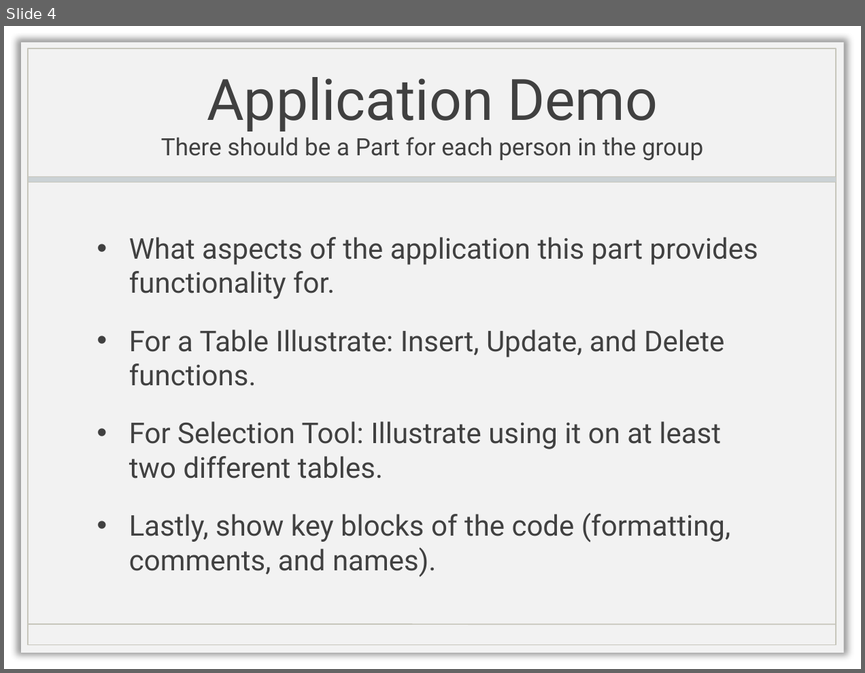
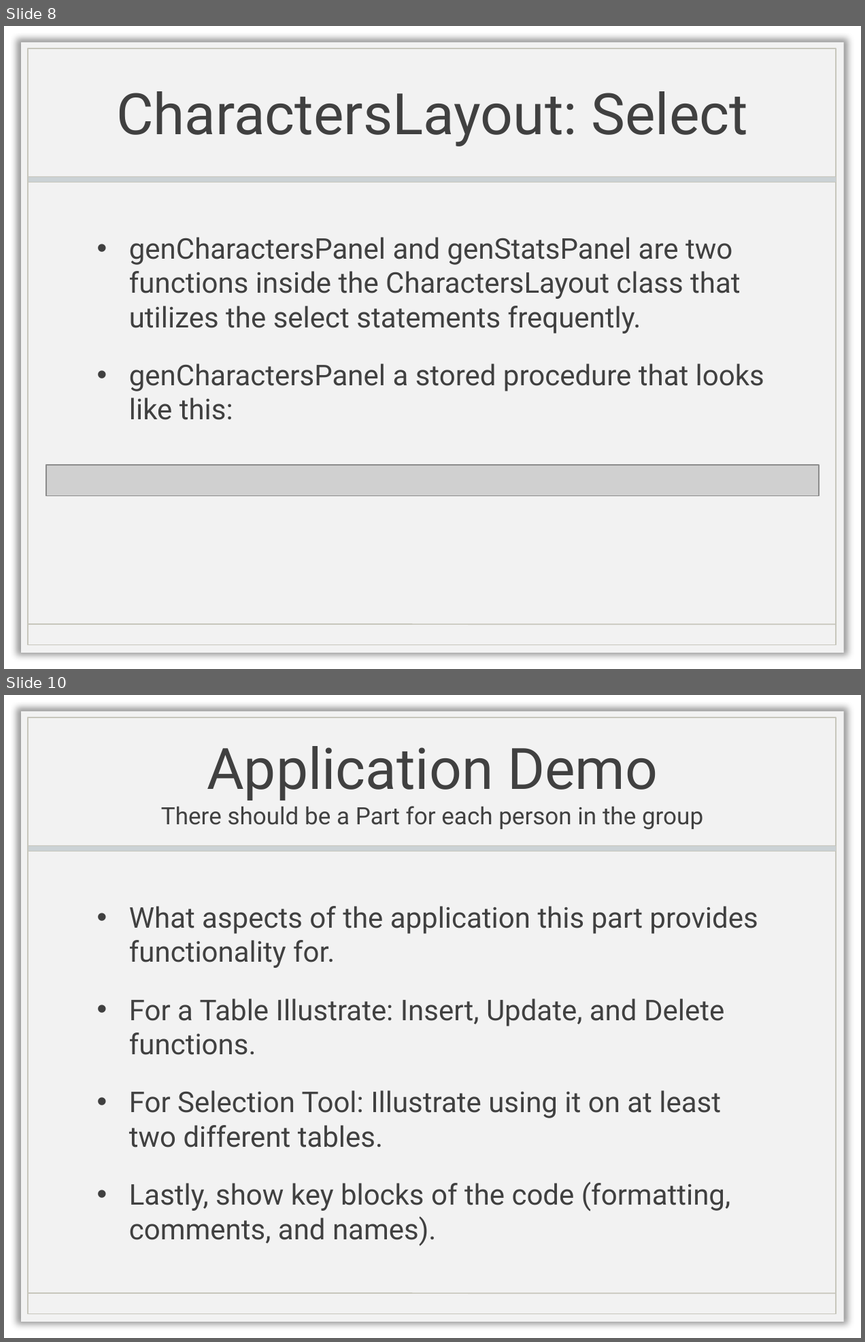
Before and after one commit to IsabellaBoone/Database-Visualizer, a slide deck: Presentation.pptx. Shown one above the other, each under a label of ours: slide 4 before the commit, slides 8 and 10 after it; the slides between them are not shown. The pictures are 865x673 and 865x1342 pixels, drawn with LibreOffice and Linux fonts; fonts in the diff are those of the drawing; grey boxes stand for pictures; background and template pictures are left out. Boxes give left, top, right and bottom in pixels: in the first picture for what was removed or moved away, otherwise in the second. Text is boxed around its words. In the diff, an @@ line names an element or a change of style, - is before the commit and + after.

```diff
--- a/Presentation.pptx
+++ b/Presentation.pptx
@@ slide 8 added at (4,26,861,669), background picture (left out); not listed: 4 template elements that a slide beside it also shows @@
@@ title added at (116,91,749,146), 48 pt, text #404040 @@
+CharactersLayout: Select
@@ text added at (129,237,764,420), 24 pt, text #404040 @@
+• genCharactersPanel and genStatsPanel are two functions inside the CharactersLayout class that utilizes the select statements frequently.
+• genCharactersPanel a stored procedure that looks like this:
@@ picture added at (46,465,819,495) @@
@@ what was slide 4 is now slide 10 @@
```
Also in this commit, not shown: 5 other slides added.
